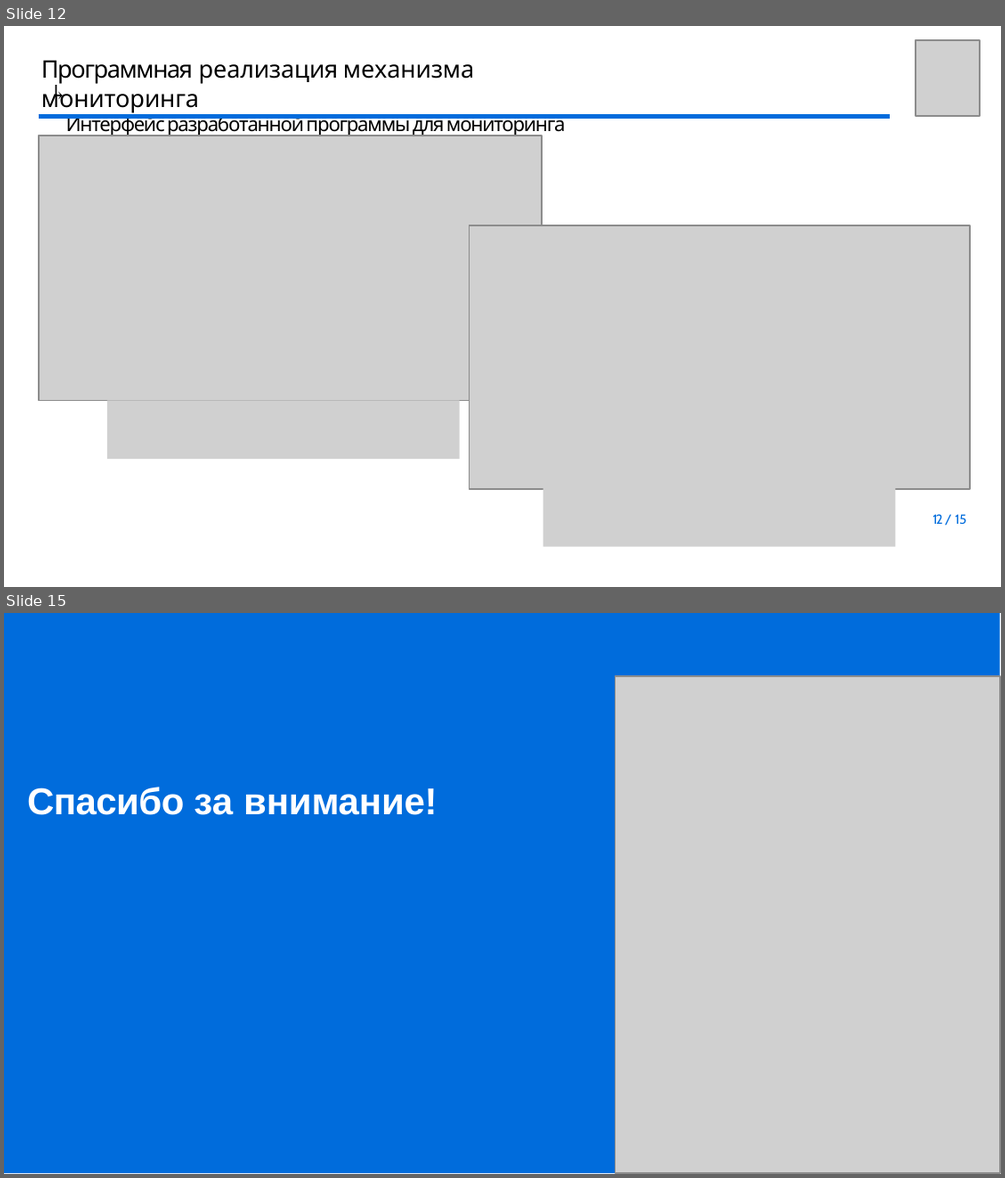
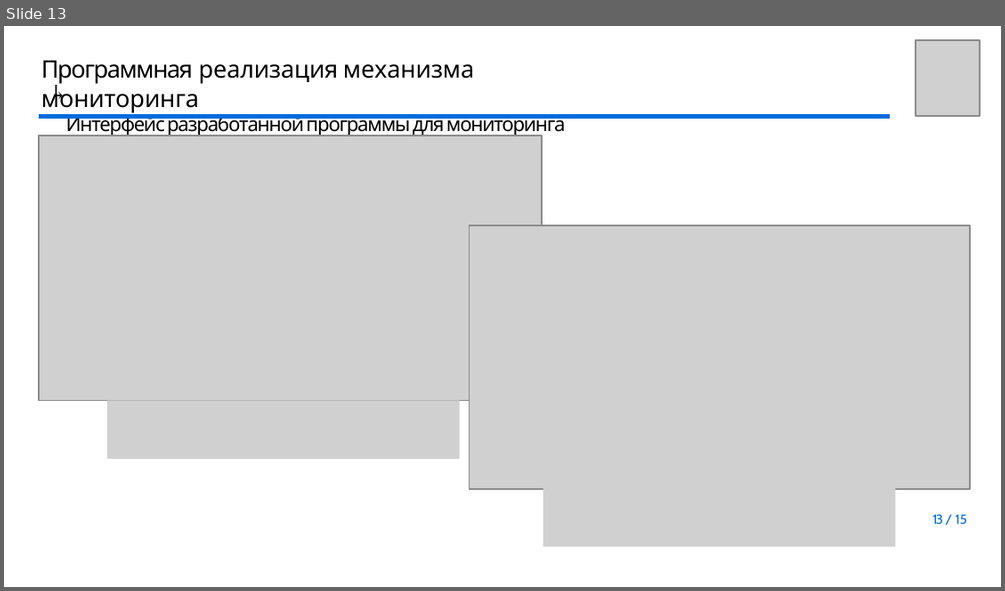
Before and after one commit to youngB0rrov/bmstu_doc, a slide deck: Master/Diploma/presentation/Презентация.pptx. Shown one above the other, each under a label of ours: slides 12 and 15 before the commit, slide 13 after it; the slides between them are not shown. The pictures are 1005x1178 and 1005x591 pixels, drawn with LibreOffice and Linux fonts; fonts in the diff are those of the drawing; grey boxes stand for pictures; background and template pictures are left out. Boxes give left, top, right and bottom in pixels: in the first picture for what was removed or moved away, otherwise in the second. Text is boxed around its words. In the diff, an @@ line names an element or a change of style, - is before the commit and + after.

```diff
--- a/Master/Diploma/presentation/Презентация.pptx
+++ b/Master/Diploma/presentation/Презентация.pptx
@@ slide 15 removed at bbox=[4, 613, 1001, 1174], background #FFFFFF @@
@@ freeform shape removed at bbox=[4, 613, 999, 1172] @@
@@ picture removed at bbox=[615, 676, 999, 1172] @@
@@ text removed at bbox=[27, 787, 437, 815] @@
-Спасибо за внимание!
@@ what was slide 12 is now slide 13 @@
@@ page number at bbox=[932, 514, 967, 524]: text changed @@
-12 / 15
+13 / 15
```
Also in this commit, not shown: 7 slides changed, 1 slide added.
